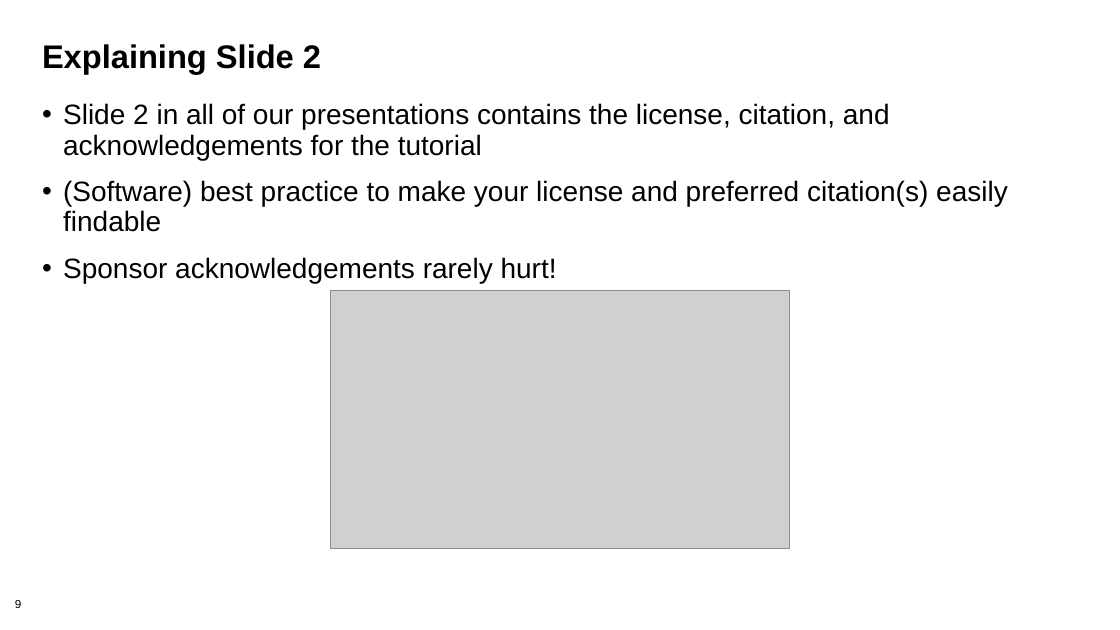
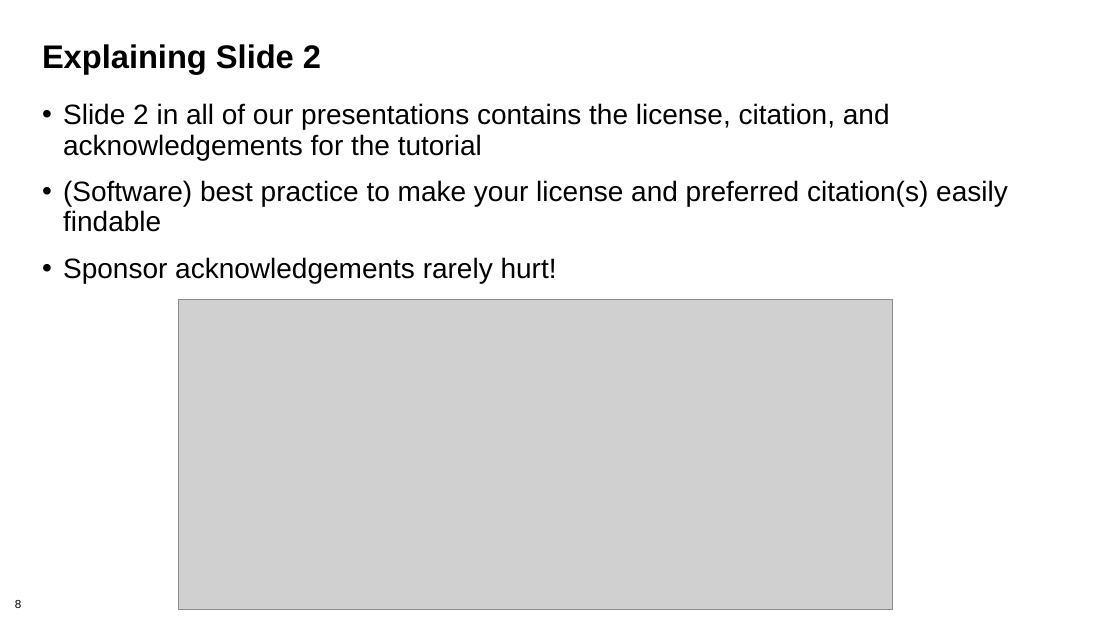
Before and after one commit to bssw-tutorial/presentations, a slide deck: slide 8 of intro-a.pptx (slide 9 before the commit). Drawn at 1120x630 pixels with LibreOffice and Linux fonts; fonts in the diff are those of the drawing; grey boxes stand for pictures; background and template pictures are left out. Boxes give left, top, right and bottom in pixels: in the first picture for what was removed or moved away, otherwise in the second. Text is boxed around its words. In the diff, an @@ line names an element or a change of style, - is before the commit and + after.

```diff
--- a/intro-a.pptx
+++ b/intro-a.pptx
@@ picture resized from (x1=331, y1=291, x2=790, y2=549) to (x1=178, y1=299, x2=892, y2=610) @@
@@ page number at (x1=15, y1=600, x2=21, y2=608): text changed @@
-9
+8
```
Also in this commit, not shown: 5 other slides changed, 2 slides removed, 3 other files.
